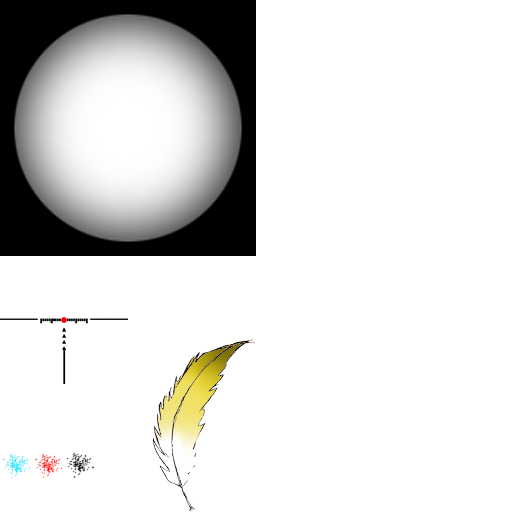
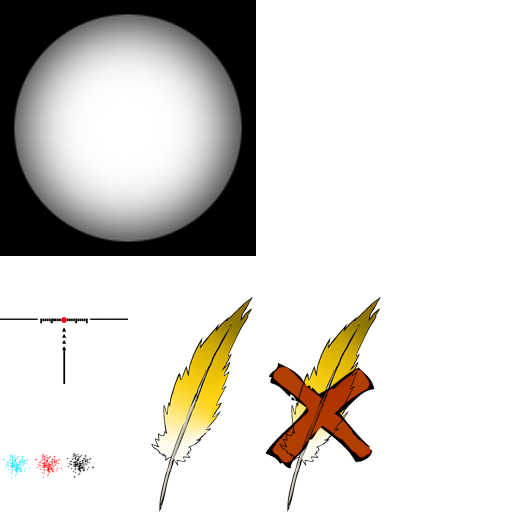
Layer changes from the first 512 x 512 image to the second:
added group "X" (1st of 2) (multiply) with 2 layers above "毛 copy" over (265, 363, 375, 469)
added layer "X" (2nd of 2, in "X") in group "X" over (272, 367, 371, 463)
added layer "X 线" in group "X" over (265, 363, 375, 469)
added layer "毛 copy" above "毛" over (279, 297, 381, 512)
added layer "毛" (1st of 2) above "羽毛" over (151, 297, 253, 512)
hid group "羽毛" (2 layers) over (152, 339, 255, 511)
